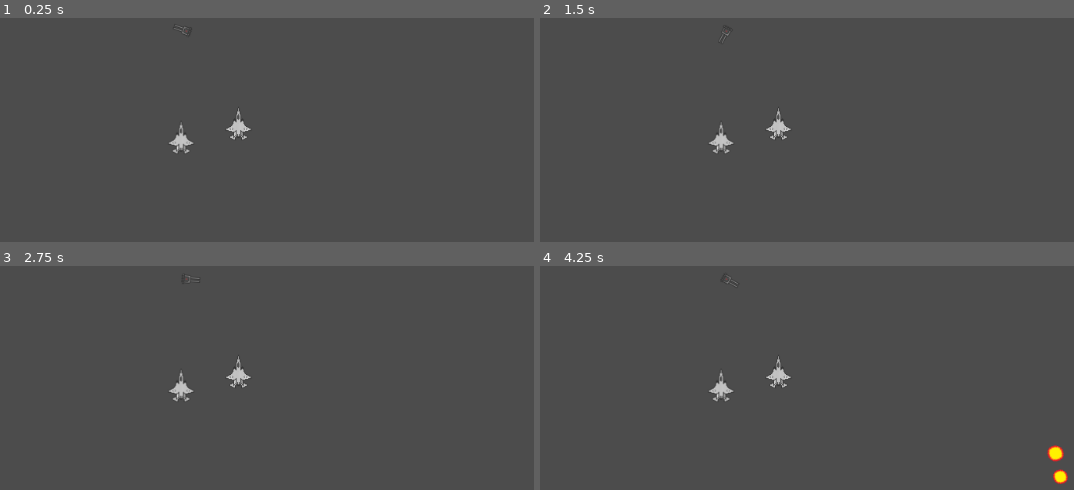
Above: before the commit, frames 1-4 (two rows, left to right).
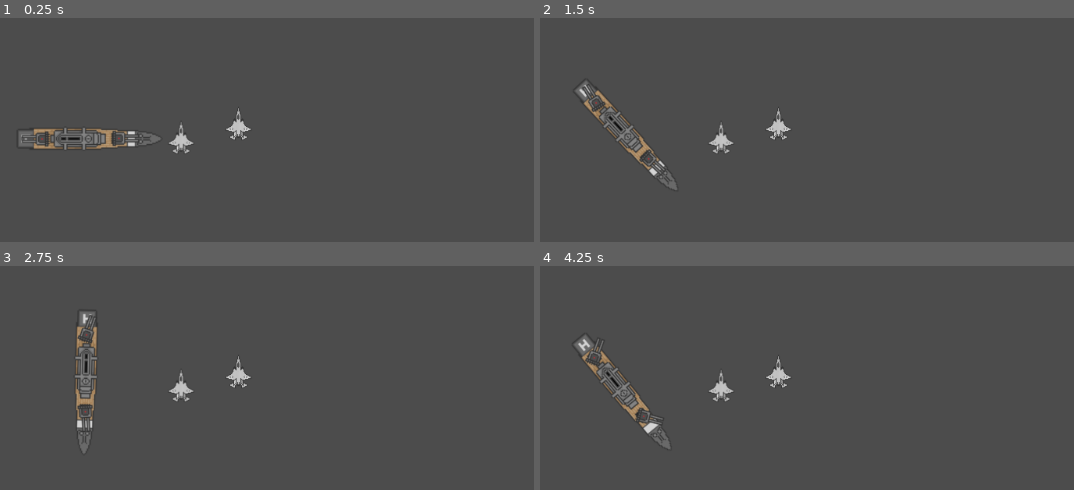
Above: after the commit, the same moments.

Repository: RenoKurniaRamadhanWastiko/Sea_Warfare_Project
Game: Godot game, scene res://Object/Stage/World_test.tscn
The game is run twice, just before and just after one commit, with the same random seed, the same clock (stepped at 60 frames per second) and the same inputs. The project has no main scene, so this scene is started directly.
Inputs (mouse positions are in pixels of both pictures, inside the frame that each line leads up to):
- Up to frame 1 (0.25 s): no input
- Up to frame 2 (1.5 s): tap Enter (ui_accept) at 0.5, 0.6, 0.77, 1.07, 1.35 s; move the mouse to (988, 125) at 0.52 s; hold Right (ui_right) 0.53-1.28 s; click (988, 125) at 0.67 s; move the mouse to (652, 170) at 1.27 s; hold Down (ui_down) from 1.28 s (still down); click (652, 170) at 1.42 s
- Up to frame 3 (2.75 s): tap Enter (ui_accept) at 1.52, 1.82, 2.1 s; move the mouse to (352, 292) at 2.02 s; release Down (ui_down) at 2.03 s; hold Right (ui_right) from 2.03 s (still down); click (352, 292) at 2.17 s
- Up to frame 4 (4.25 s): move the mouse to (774, 489) at 2.77 s; release Right (ui_right) at 2.78 s; hold Up (ui_up) 2.78-3.53 s; tap Enter (ui_accept) at 2.85, 3.02, 3.32, 3.6, 3.77, 4.07 s; click (774, 489) at 2.92 s; move the mouse to (1052, 465) at 3.52 s; hold Left (ui_left) from 3.53 s (still down); click (1052, 465) at 3.67 s

The runs differ from the first frame. In frame 1, 1.1% of the frame differs, in the area x 3-36%, y 4-59%; in frame 2, 1.0%; in frame 3, 1.0%; in frame 4, 1.4%, in the area x 6-99%, y 4-98%.

Commit message:
implement turret and ship

Diff:
--- a/Object/Bullet/Bullet.gd
+++ b/Object/Bullet/Bullet.gd
@@ -6,6 +6,7 @@
 export(float) var blt_x_offset = 10
 export(float) var blt_y_offset = 10
 export(float) var target_offset = 10
+export(int) var damage = 10
 
 var target  = Vector2()
 var liniear_velcoity = Vector2()
@@ -26,3 +27,6 @@
 
 func set_target(point):
 	pass
+
+func set_damage(dmg):
+	damage = dmg
--- a/Object/Bullet/Bullet.tscn
+++ b/Object/Bullet/Bullet.tscn
@@ -5,12 +5,15 @@
 custom_solver_bias = 0.0
 radius = 10.0
 
-[node name="Bullet" type="KinematicBody2D"]
+[node name="Bullet" type="KinematicBody2D" groups=[
+"Bullet",
+]]
 
 input_pickable = false
-collision_layer = 1
-collision_mask = 1
+collision_layer = 2
+collision_mask = 2
 collision/safe_margin = 0.08
+_sections_unfolded = [ "Collision" ]
 
 [node name="Texture" type="Sprite" parent="." index="0"]
 
@@ -21,8 +24,11 @@
 gravity = 98.0
 linear_damp = 0.1
 angular_damp = 1.0
+collision_layer = 2
+collision_mask = 2
 audio_bus_override = false
 audio_bus_name = "Master"
+_sections_unfolded = [ "Collision" ]
 
 [node name="CollisionShape2D" type="CollisionShape2D" parent="Area_of_impact" index="0"]
 
--- a/Object/Bullet/Cruiser_Bullet.gd
+++ b/Object/Bullet/Cruiser_Bullet.gd
@@ -12,7 +12,7 @@
 		target_speed = 0
 		moving = false
 	#velocity
-	liniear_velcoity = Vector2(target_speed,0).rotated(rotation)
+	liniear_velcoity = Vector2(target_speed,0).rotated(global_rotation)
 
 	#trajectory calculation
 func get_distance(current, target):
@@ -27,7 +27,8 @@
 	return course
 
 func _on_Area_of_impact_body_entered( body ):
-	body.queue_free()
+	if body.has_method("do_damage"):
+		body.do_damage(damage)
 
 func set_target(point):
 	target = bullet_course_offset(point)
--- a/Object/Bullet/Cruiser_Bullet.tscn
+++ b/Object/Bullet/Cruiser_Bullet.tscn
@@ -4,7 +4,7 @@
 [ext_resource path="res://Object/Bullet/Cruiser_Bullet.gd" type="Script" id=2]
 [ext_resource path="res://Assets/Bullet/Sprite Sheet/M484BulletCollection1.png" type="Texture" id=3]
 
-[sub_resource type="Animation" id=2]
+[sub_resource type="Animation" id=1]
 
 resource_name = "Impact"
 length = 0.25
@@ -84,39 +84,49 @@
 "update": 1,
 "values": [ true ]
 }
+tracks/6/type = "value"
+tracks/6/path = NodePath("Explosion:modulate")
+tracks/6/interp = 1
+tracks/6/loop_wrap = true
+tracks/6/imported = false
+tracks/6/enabled = true
+tracks/6/keys = {
+"times": PoolRealArray( 0, 0.2 ),
+"transitions": PoolRealArray( 1, 1 ),
+"update": 0,
+"values": [ Color( 1, 1, 1, 1 ), Color( 1, 1, 1, 0.265176 ) ]
+}
 
 [node name="Cruiser_Bullet" instance=ExtResource( 1 )]
 
 position = Vector2( -1.0384, 0.0370598 )
 scale = Vector2( 0.620267, 0.620267 )
-collision_layer = 2
-collision_mask = 2
 script = ExtResource( 2 )
-_sections_unfolded = [ "Collision" ]
 speed = 1200
 blt_x_offset = 20.0
 blt_y_offset = 20.0
 target_offset = 15.0
+damage = 10
 
 [node name="Texture" parent="." index="0"]
 
 position = Vector2( 1.71189, -0.183048 )
-scale = Vector2( 1, 1 )
+z_index = 1
 texture = ExtResource( 3 )
 offset = Vector2( -1.7119, -0.231328 )
 region_enabled = true
 region_rect = Rect2( 210, 49.563, 12, 10 )
-_sections_unfolded = [ "Offset", "Region", "Visibility" ]
+_sections_unfolded = [ "Offset", "Region", "Visibility", "Z Index" ]
 
 [node name="Explosion" type="Sprite" parent="." index="1"]
 
-visible = false
 position = Vector2( 1.59036, -0.0350133 )
 scale = Vector2( 0.1, 0.1 )
+z_index = 1
 texture = ExtResource( 3 )
 region_enabled = true
 region_rect = Rect2( 272, 299.852, 19, 18 )
-_sections_unfolded = [ "Region", "Transform", "Visibility" ]
+_sections_unfolded = [ "Animation", "Material", "Offset", "Region", "Transform", "Visibility", "Z Index" ]
 
 [node name="AnimationPlayer" type="AnimationPlayer" parent="." index="2"]
 
@@ -125,13 +135,13 @@
 playback_process_mode = 1
 playback_default_blend_time = 0.0
 playback_speed = 1.0
-anims/Impact = SubResource( 2 )
+anims/Impact = SubResource( 1 )
 blend_times = [  ]
 
 [node name="CollisionShape2D" parent="Area_of_impact" index="0"]
 
 position = Vector2( 1.63795, 0 )
 scale = Vector2( 0.1, 0.1 )
-_sections_unfolded = [ "Transform" ]
+_sections_unfolded = [ "Material", "Transform", "Visibility" ]
 
 [connection signal="body_entered" from="Area_of_impact" to="." method="_on_Area_of_impact_body_entered"]
--- /dev/null
+++ b/Object/Ship/Aft.gd
@@ -0,0 +1,14 @@
+extends StaticBody2D
+
+# class member variables go here, for example:
+# var a = 2
+# var b = "textvar"
+
+func _ready():
+	# Called every time the node is added to the scene.
+	# Initialization here
+	pass
+#dont change this script!
+func do_damage(damage):
+	var dmg = int(0.3*damage)
+	get_parent().do_damage(dmg)
--- /dev/null
+++ b/Object/Ship/Bow.gd
@@ -0,0 +1,15 @@
+extends StaticBody2D
+
+# class member variables go here, for example:
+# var a = 2
+# var b = "textvar"
+
+func _ready():
+	# Called every time the node is added to the scene.
+	# Initialization here
+	pass
+
+#dont change this script!
+func do_damage(damage):
+	var dmg = int(0.4*damage)
+	get_parent().do_damage(dmg)
--- /dev/null
+++ b/Object/Ship/Cruiser_Ship.gd
@@ -0,0 +1,22 @@
+extends "res://Object/Ship/Ship.gd"
+
+func control(delta):
+	var body_rot_dir=0
+
+	if Input.is_action_pressed("ui_left"):
+		body_rot_dir -=1
+	if Input.is_action_pressed("ui_right"):
+		body_rot_dir +=1
+	rotation +=rotation_speed * body_rot_dir * delta
+
+	velocity = Vector2()
+	var target_speed = 0
+	if Input.is_action_pressed('ui_up'):
+		target_speed = speed
+	if Input.is_action_pressed('ui_down'):
+		target_speed = -speed/2
+	velocity.x = target_speed
+	velocity = velocity.rotated(rotation)
+
+func do_damage(damage):
+	print(damage)
--- /dev/null
+++ b/Object/Ship/Cruiser_Ship.tscn
@@ -0,0 +1,60 @@
+[gd_scene load_steps=4 format=2]
+
+[ext_resource path="res://Object/Ship/Ship.tscn" type="PackedScene" id=1]
+[ext_resource path="res://Object/Ship/Cruiser_Ship.gd" type="Script" id=2]
+[ext_resource path="res://Object/Turret/Cruiser_Turret.tscn" type="PackedScene" id=3]
+
+[node name="Cruiser_Ship" instance=ExtResource( 1 )]
+
+script = ExtResource( 2 )
+_sections_unfolded = [ "Collision", "collision" ]
+speed = 20
+hull = 2000
+rotation_speed = 1.1
+
+[node name="Bow" parent="." index="1"]
+
+collision_layer = 2
+collision_mask = 2
+_sections_unfolded = [ "Collision" ]
+
+[node name="Bow_sec" parent="Bow" index="0"]
+
+polygon = PoolVector2Array( 23.892, -6.74965, 23.892, 7.00384, 41.5197, 6.42271, 48.8807, 5.45415, 62.4405, 0.417664, 48.687, -5.58738, 40.9386, -6.55594 )
+_sections_unfolded = [ "Material", "Transform", "Visibility", "Z Index" ]
+
+[node name="Mid" parent="." index="2"]
+
+collision_layer = 2
+collision_mask = 2
+_sections_unfolded = [ "Collision" ]
+
+[node name="Mid_sec" parent="Mid" index="0"]
+
+polygon = PoolVector2Array( 19.8241, -7.91191, 19.8241, 7.97239, 10.3322, 8.74724, -19.3056, 9.71579, -32.0905, 9.52208, -32.8654, -8.88047, -20.2741, -9.4616, 9.75108, -8.49305 )
+
+[node name="Aft" parent="." index="3"]
+
+collision_layer = 2
+collision_mask = 2
+_sections_unfolded = [ "Collision" ]
+
+[node name="Aft_sec" parent="Aft" index="0"]
+
+polygon = PoolVector2Array( -61.5346, -7.33078, -61.7283, 7.39126, -51.6553, 8.55353, -36.1584, 8.35982, -36.3522, -8.88047, -51.6553, -8.88047 )
+
+[node name="Collision" parent="." index="4"]
+
+visible = false
+polygon = PoolVector2Array( -62.8906, -9.07418, -62.6969, 9.52208, 47.9122, 7.77868, 64.1839, 0.0302391, 46.7499, -8.10563 )
+_sections_unfolded = [ "Material", "Transform", "Visibility", "Z Index" ]
+
+[node name="Cruiser_Turret" parent="." index="5" instance=ExtResource( 3 )]
+
+position = Vector2( 23.1171, -1.32574 )
+
+[node name="Cruiser_Turret2" parent="." index="6" instance=ExtResource( 3 )]
+
+position = Vector2( -38.8602, 1.19659 )
+rotation = 3.14159
+_sections_unfolded = [ "Transform" ]
--- /dev/null
+++ b/Object/Ship/Mid.gd
@@ -0,0 +1,14 @@
+extends StaticBody2D
+
+# class member variables go here, for example:
+# var a = 2
+# var b = "textvar"
+
+func _ready():
+	# Called every time the node is added to the scene.
+	# Initialization here
+	pass
+#dont change this script!
+func do_damage(damage):
+	var dmg = int(0.6*damage)
+	get_parent().do_damage(dmg)
--- /dev/null
+++ b/Object/Ship/Ship.gd
@@ -0,0 +1,21 @@
+extends KinematicBody2D
+
+export(int) var speed
+export(int) var hull
+export(float) var rotation_speed = 1.1
+
+var velocity = Vector2()
+
+func _ready():
+	pass
+
+func _process(delta):
+	control(delta)
+	move_and_slide(velocity)
+	pass
+
+func control(delta):
+	pass
+
+func do_damage(damage):
+	pass
--- /dev/null
+++ b/Object/Ship/Ship.tscn
@@ -0,0 +1,79 @@
+[gd_scene load_steps=5 format=2]
+
+[ext_resource path="res://Assets/Ship/ShipCruiserHull.png" type="Texture" id=1]
+[ext_resource path="res://Object/Ship/Bow.gd" type="Script" id=2]
+[ext_resource path="res://Object/Ship/Mid.gd" type="Script" id=3]
+[ext_resource path="res://Object/Ship/Aft.gd" type="Script" id=4]
+
+[node name="Ship" type="KinematicBody2D"]
+
+input_pickable = false
+collision_layer = 1
+collision_mask = 1
+collision/safe_margin = 0.08
+
+[node name="Body" type="Sprite" parent="." index="0"]
+
+texture = ExtResource( 1 )
+
+[node name="Bow" type="StaticBody2D" parent="." index="1"]
+
+editor/display_folded = true
+input_pickable = true
+collision_layer = 1
+collision_mask = 1
+constant_linear_velocity = Vector2( 0, 0 )
+constant_angular_velocity = 0.0
+friction = 1.0
+bounce = 0.0
+script = ExtResource( 2 )
+
+[node name="Bow_sec" type="CollisionPolygon2D" parent="Bow" index="0" groups=[
+"Bow",
+]]
+
+build_mode = 0
+polygon = PoolVector2Array(  )
+
+[node name="Mid" type="StaticBody2D" parent="." index="2"]
+
+editor/display_folded = true
+input_pickable = true
+collision_layer = 1
+collision_mask = 1
+constant_linear_velocity = Vector2( 0, 0 )
+constant_angular_velocity = 0.0
+friction = 1.0
+bounce = 0.0
+script = ExtResource( 3 )
+
+[node name="Mid_sec" type="CollisionPolygon2D" parent="Mid" index="0" groups=[
+"Mid",
+]]
+
+build_mode = 0
+polygon = PoolVector2Array(  )
+
+[node name="Aft" type="StaticBody2D" parent="." index="3"]
+
+editor/display_folded = true
+input_pickable = true
+collision_layer = 1
+collision_mask = 1
+constant_linear_velocity = Vector2( 0, 0 )
+constant_angular_velocity = 0.0
+friction = 1.0
+bounce = 0.0
+script = ExtResource( 4 )
+
+[node name="Aft_sec" type="CollisionPolygon2D" parent="Aft" index="0" groups=[
+"Aft",
+]]
+
+build_mode = 0
+polygon = PoolVector2Array(  )
+
+[node name="Collision" type="CollisionPolygon2D" parent="." index="4"]
+
+build_mode = 0
+polygon = PoolVector2Array(  )
--- a/Object/Stage/World_test.tscn
+++ b/Object/Stage/World_test.tscn
@@ -1,7 +1,7 @@
 [gd_scene load_steps=4 format=2]
 
 [ext_resource path="res://Assets/Bullet/PNG/PlaneF-35Lightning2.png" type="Texture" id=1]
-[ext_resource path="res://Object/Turret/Cruiser_Turret.tscn" type="PackedScene" id=2]
+[ext_resource path="res://Object/Ship/Cruiser_Ship.tscn" type="PackedScene" id=2]
 
 [sub_resource type="RectangleShape2D" id=1]
 
@@ -19,6 +19,7 @@
 constant_angular_velocity = 0.0
 friction = 1.0
 bounce = 0.0
+_sections_unfolded = [ "Collision" ]
 
 [node name="CollisionShape2D" type="CollisionShape2D" parent="StaticBody2D" index="0"]
 
@@ -39,6 +40,7 @@
 constant_angular_velocity = 0.0
 friction = 1.0
 bounce = 0.0
+_sections_unfolded = [ "Collision" ]
 
 [node name="CollisionShape2D" type="CollisionShape2D" parent="StaticBody2D2" index="0"]
 
@@ -50,6 +52,7 @@
 position = Vector2( 393.117, 286.217 )
 texture = ExtResource( 1 )
 
-[node name="Cruiser_Turret" parent="." index="2" instance=ExtResource( 2 )]
+[node name="Cruiser_Ship" parent="." index="2" instance=ExtResource( 2 )]
 
-position = Vector2( 397.799, 149.074 )
+position = Vector2( 276.023, 288.158 )
+scale = Vector2( 1.48396, 1.48396 )
--- a/Object/Turret/Cruiser_Turret.gd
+++ b/Object/Turret/Cruiser_Turret.gd
@@ -1,19 +1,35 @@
 extends "res://Object/Turret/Turret.gd"
 
 var can_shoot = true
+var lining_up = false
+var aiming = false
+var cannon_locked = true
+export(int) var damage = 10
 
 func control(delta):
-	$Turret_Texture.look_at(get_global_mouse_position())
-	if Input.is_mouse_button_pressed(BUTTON_LEFT) and can_shoot:
+	#toggle aiming
+	if Input.is_action_just_pressed("ui_accept"):
+		if aiming == true:
+			aiming = false
+			cannon_locked = true
+		elif aiming == false:
+			aiming = true
+			cannon_locked = false
+	aim_turret(delta)
+	trajectory_correction()
+	#Trigger
+	if Input.is_mouse_button_pressed(BUTTON_LEFT) and can_shoot and lining_up and not cannon_locked:
 		var munition = bullet.instance()
 		var sec_munition = bullet.instance()
 		#first bullet
 		$Bullet.add_child(munition)
+		munition.set_damage(damage)
 		munition.rotation = $Turret_Texture.rotation
 		munition.set_target(get_global_mouse_position())
 		munition.position = $Turret_Texture/Muzzle.position.rotated($Turret_Texture.rotation)
 		#second bullet
 		$Bullet.add_child(sec_munition)
+		sec_munition.set_damage(damage)
 		sec_munition.rotation = $Turret_Texture.rotation
 		sec_munition.set_target(get_global_mouse_position())
 		sec_munition.position = $Turret_Texture/MuzzleB.position.rotated($Turret_Texture.rotation)
@@ -23,3 +39,19 @@
 func _on_Cannon_cooldown_timeout():
 	$Cannon_cooldown.stop()
 	can_shoot = true
+
+#can shoot when the turret lining up to the target
+func trajectory_correction():
+	var distance_lining
+	distance_lining = abs(current_dir.x-target_dir.x)+abs(current_dir.y-target_dir.y)*15
+	if distance_lining<=TURRET_LINING_MARGIN:
+		lining_up = true
+	else:
+		lining_up = false
+
+func aim_turret(delta):
+	#Turret Aiming
+	if aiming:
+		target_dir = (get_global_mouse_position() - self.global_position).normalized()
+		current_dir = Vector2(1,0).rotated($Turret_Texture.global_rotation)
+		$Turret_Texture.global_rotation = current_dir.linear_interpolate(target_dir,turret_speed*delta).angle()
--- a/Object/Turret/Cruiser_Turret.tscn
+++ b/Object/Turret/Cruiser_Turret.tscn
@@ -9,7 +9,10 @@
 
 position = Vector2( -0.124588, -0.00223541 )
 script = ExtResource( 2 )
+turret_speed = 1
+cannon_cooldown = 2
 bullet = ExtResource( 3 )
+damage = 10
 
 [node name="Bullet" parent="." index="0"]
 
--- a/Object/Turret/Turret.gd
+++ b/Object/Turret/Turret.gd
@@ -1,9 +1,19 @@
 extends Node2D
 
+const TURRET_LINING_MARGIN = 0.7
+
 var target = Vector2()
+var current_dir = Vector2()
+var target_dir = Vector2()
+
+
+export(int) var turret_speed
+export(int) var cannon_cooldown = 1
+
 export (PackedScene) var bullet
 
 func _ready():
+	$Cannon_cooldown.set_wait_time(cannon_cooldown)
 	pass
 
 func _process(delta):
--- a/Object/Turret/Turret.tscn
+++ b/Object/Turret/Turret.tscn
@@ -2,7 +2,7 @@
 
 [ext_resource path="res://Assets/Turret/WeaponSubmarineStandard.png" type="Texture" id=1]
 
-[node name="Turret" type="Node2D"]
+[node name="Turret" type="Node2D" index="0"]
 
 [node name="Bullet" type="Node2D" parent="." index="0"]
 
